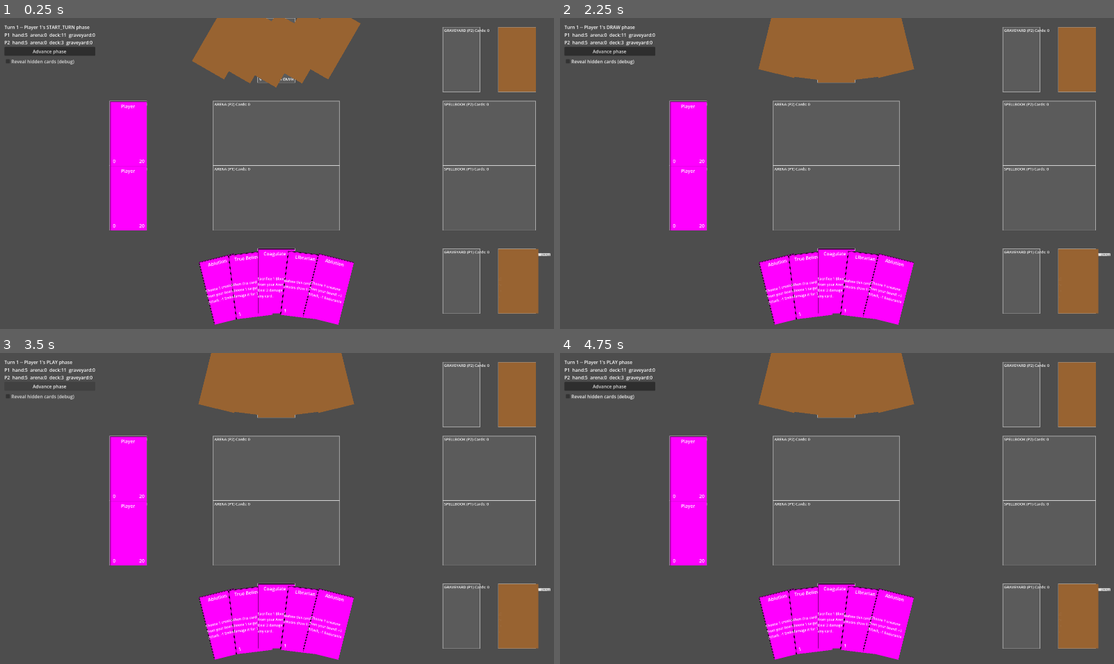
Above: before the commit, frames 1-4 (two rows, left to right).
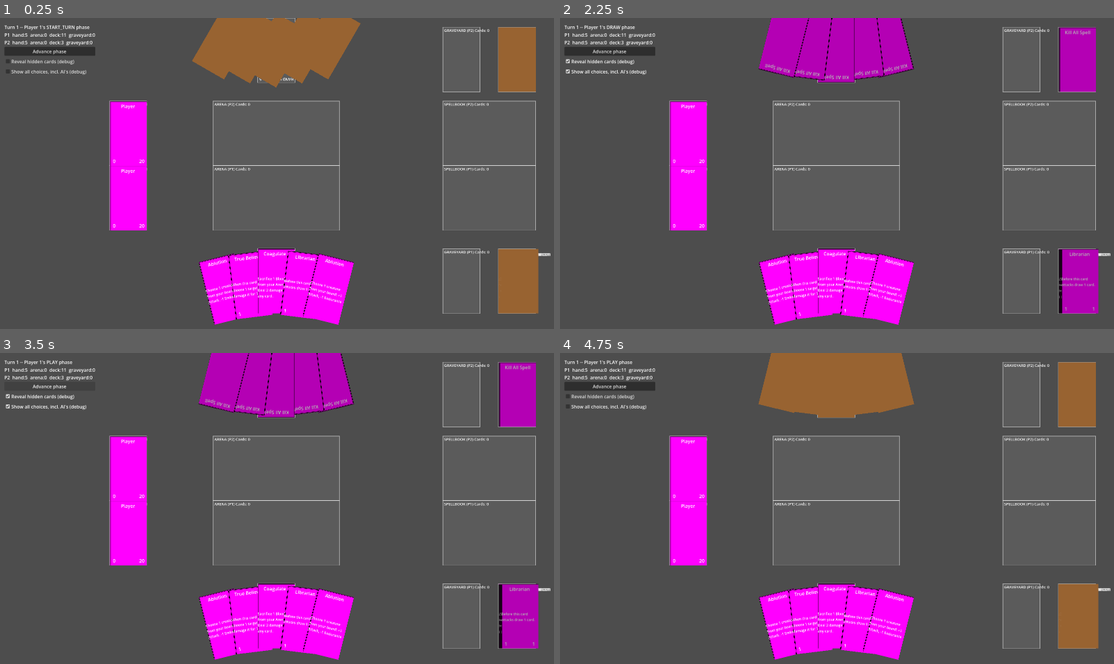
Above: after the commit, the same moments.

Repository: KT0mi/KT0mi_Card_Game_Godot
Game: Godot game, scene res://Scenes/TestScene.tscn
The game is run twice, just before and just after one commit, with the same random seed, the same clock (stepped at 60 frames per second) and the same inputs.
Inputs:
- Up to frame 1 (0.25 s): no input
- Up to frame 2 (2.25 s): click "Advance phase" at 0.5 s; click "Reveal hidden cards (debug)" at 1.25 s; click "Reveal hidden cards (debug)" (after the commit: "Show all choices, incl. AI's …") at 2 s
- Up to frame 3 (3.5 s): click "Advance phase" at 2.75 s
- Up to frame 4 (4.75 s): click "Reveal hidden cards (debug)" at 3.5 s; click "Reveal hidden cards (debug)" (after the commit: "Show all choices, incl. AI's …") at 4.25 s

The runs differ from the first frame. In frame 1, 0.1% of the frame differs, in the area x 1-16%, y 16-19%; in frame 2, 8.0%; in frame 3, 8.1%, in the area x 1-98%, y 0-96%; in frame 4, 0.1%.

Commit message:
Tried to fix bugs when requesting choices from abilities

Diff:
--- a/Cards/BloodEmpire/ablution.gd
+++ b/Cards/BloodEmpire/ablution.gd
@@ -11,10 +11,11 @@
 	var targetA : Array = await ChoiceManager.request(
 		"Choose 1 creature from your board",
 		card.owner.arena.duplicate(),
+		card.owner,
 		1,
-		1,
-		card.owner)
+		1
+		)
 	var t : CardInstance = targetA[0]
 
-	CardMutationPipeline.modify_attack(t, 1)
-	CardMutationPipeline.modify_endurance(t, -1)
+	await CardMutationPipeline.modify_attack(t, 1)
+	await CardMutationPipeline.modify_endurance(t, -1)
--- a/Cards/BloodEmpire/coagulate_spear.gd
+++ b/Cards/BloodEmpire/coagulate_spear.gd
@@ -20,9 +20,10 @@
 	var response := await ChoiceManager.request(
 		"Choose 1 Blood Wall from your Arena to sacrifice.",
 		candidates,
+		card.owner,
 		1,
-		1,
-		card.owner)
+		1
+		)
 
 	var sacrifice := response[0] as CardInstance
 	if sacrifice == null:
@@ -34,9 +35,10 @@
 	var responseB := await ChoiceManager.request(
 		"Choose 1 card to deal 2 damage to.",
 		GameState.all_cards_in_target_areas(),
+		card.owner,
 		1,
-		1,
-		card.owner)
+		1
+		)
 
 	var target := responseB[0] as CardInstance
 	if target == null:
--- a/Cards/BloodEmpire/lucta.gd
+++ b/Cards/BloodEmpire/lucta.gd
@@ -8,5 +8,5 @@
 	sets = [&"blood_empire"]
 
 func resolve_effect(card: CardInstance, event: PlayCardEvent) -> void:
-	DamagePipeline.apply_damage(card.owner.player_zone[0], 1)
-	DamagePipeline.apply_damage(GameState.opponent_of(card.owner).player_zone[0], 2)
+	await DamagePipeline.apply_damage(card.owner.player_zone[0], 1)
+	await DamagePipeline.apply_damage(GameState.opponent_of(card.owner).player_zone[0], 2)
--- a/Cards/BloodEmpire/mind_palace.gd
+++ b/Cards/BloodEmpire/mind_palace.gd
@@ -13,8 +13,8 @@
 func _build_abilities() -> Array[Ability]:
 	return [Ability.new(Events.PLAY_PHASE_START,
 	func(card, event)->void:
-		GameActions.draw_cards(card.owner, 1)
-		ZoneManager.move_to(card, Zone.Type.GRAVEYARD, ZoneChangeEvent.Reason.DEATH)
+		await GameActions.draw_cards(card.owner, 1)
+		await ZoneManager.move_to(card, Zone.Type.GRAVEYARD, ZoneChangeEvent.Reason.DEATH)
 	,
 	func(card, event)->bool:
 		return card.counters["check"] <= 0
--- a/Cards/BloodEmpire/true_believer.gd
+++ b/Cards/BloodEmpire/true_believer.gd
@@ -14,15 +14,15 @@
 		var result := await ChoiceManager.request(
 			"Choose a target and damage it for 1.",
 			GameState.all_cards_in_target_areas(),
+			card.owner,
 			1,
-			1,
-			card.owner
+			1
 		)
 		var target := result[0] as CardInstance
 		if target == null:
 			push_warning("true_believer: Ability: Wrong type for 'target' variable.")
 			return
-		DamagePipeline.apply_damage(target, 1)
+		await DamagePipeline.apply_damage(target, 1)
 	,
 	func(card, event) -> bool: return event.card == card
 	)]
--- a/Cards/Test/kill_spell.gd
+++ b/Cards/Test/kill_spell.gd
@@ -10,4 +10,4 @@
 func resolve_effect(card: CardInstance, event: PlayCardEvent) -> void:
 	var targets : Array[CardInstance] = GameState.opponent_of(card.owner).arena.duplicate()
 	for c in targets:
-		GameActions.try_kill_card(c)
+		await GameActions.try_kill_card(c)
--- a/Scripts/ChoiceManager.gd
+++ b/Scripts/ChoiceManager.gd
@@ -1,19 +1,35 @@
 extends Node
 ##Autoload
 
-#Suspends current game flow until choice is supplied with an ordinary await
+#Suspends current game flow until choice is supplied with an ordinary await.
+
+#Requests are serialized through an internal queue. Without this, if a
+#second request() call happens while one is still pending -- e.g. from a
+#missing `await` somewhere letting two effects race, or two abilities
+#genuinely needing input at once -- the second call would silently
+#overwrite _pending, permanently orphaning whatever was waiting on the
+#first (its coroutine never resumes: no error, no crash, just a card that
+#quietly stops resolving forever). The queue means the second request just
+#waits its turn instead.
 
 signal choice_requested(request: ChoiceRequest)
 
 var _pending: ChoiceRequest = null
+var _queue: Array[ChoiceRequest] = []
 
-func request(prompt: String, options: Array, min_count: int = 1, max_count: int = 1, requesting_player : Player = null) -> Array:
+func request(prompt: String, options: Array, requesting_player: Player, min_count: int = 1, max_count: int = 1) -> Array:
 	var req := ChoiceRequest.new(prompt, options, min_count, max_count, requesting_player)
-	_pending = req
-	choice_requested.emit(req)
-	var result: Array = await req.resolved
-	_pending = null
-	return result
+	_queue.append(req)
+	if _pending == null:
+		_activate_next()
+	return await req.resolved
+
+func _activate_next() -> void:
+	if _queue.is_empty():
+		_pending = null
+		return
+	_pending = _queue.pop_front()
+	choice_requested.emit(_pending)
 
 func submit(selected: Array) -> bool:
 	if _pending == null:
@@ -22,5 +38,8 @@
 	if not _pending.is_valid(selected):
 		push_warning("ChoiceManager: invalid selection for '%s' -- ignoring" % _pending.prompt)
 		return false
-	_pending.resolved.emit(selected)
+	var resolved_req := _pending
+	_pending = null
+	resolved_req.resolved.emit(selected)
+	_activate_next()
 	return true
--- a/Scripts/Debugging/DebugSettings.gd
+++ b/Scripts/Debugging/DebugSettings.gd
@@ -7,3 +7,5 @@
 	set(value):
 		reveal_hidden_cards = value
 		reveal_hidden_cards_changed.emit(value)
+
+var show_all_choices_in_debug_ui: bool = false
--- a/Scripts/SceneScripts/MatchController.gd
+++ b/Scripts/SceneScripts/MatchController.gd
@@ -92,6 +92,12 @@
 	reveal_checkbox.toggled.connect(func(pressed: bool): DebugSettings.reveal_hidden_cards = pressed)
 	vbox.add_child(reveal_checkbox)
 
+	var show_all_choices_checkbox := CheckBox.new()
+	show_all_choices_checkbox.text = "Show all choices, incl. AI's (debug)"
+	show_all_choices_checkbox.toggled.connect(func(pressed: bool): DebugSettings.show_all_choices_in_debug_ui = pressed)
+	vbox.add_child(show_all_choices_checkbox)
+
+
 func _on_advance_pressed() -> void:
 	await TurnController.advance_phase()
 	_refresh_ui()
@@ -110,8 +116,9 @@
 	]
 
 func _on_choice_requested(req: ChoiceRequest) -> void:
-	#if req.requesting_player != GameState.local_player:
-	#	return
+	if req.requesting_player != GameState.local_player and \
+	not DebugSettings.show_all_choices_in_debug_ui:
+		return
 
 	if _choice_panel:
 		_choice_panel.queue_free()
--- a/Scripts/TurnController.gd
+++ b/Scripts/TurnController.gd
@@ -77,9 +77,9 @@
 	var attackers: Array = await ChoiceManager.request(
 		"Choose attackers from arena cards",
 		current_player.arena.duplicate(),
+		current_player,
 		0,
 		current_player.arena.size(),
-		current_player
 	)
 
 	#If no attackers after choice, return
